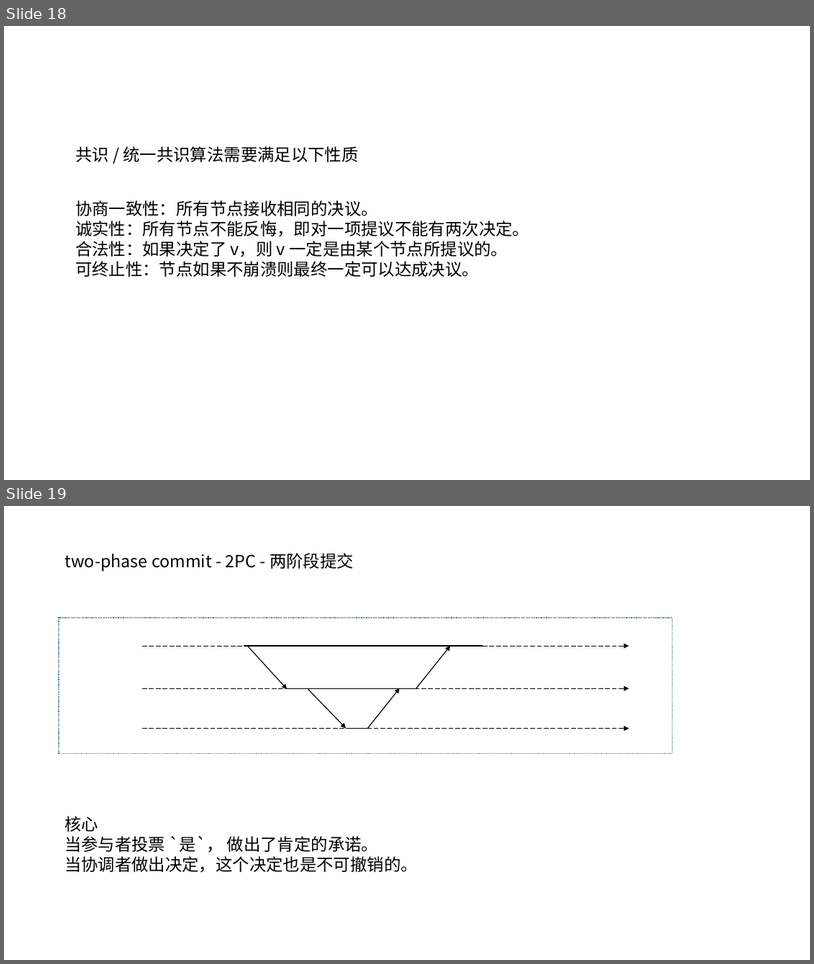
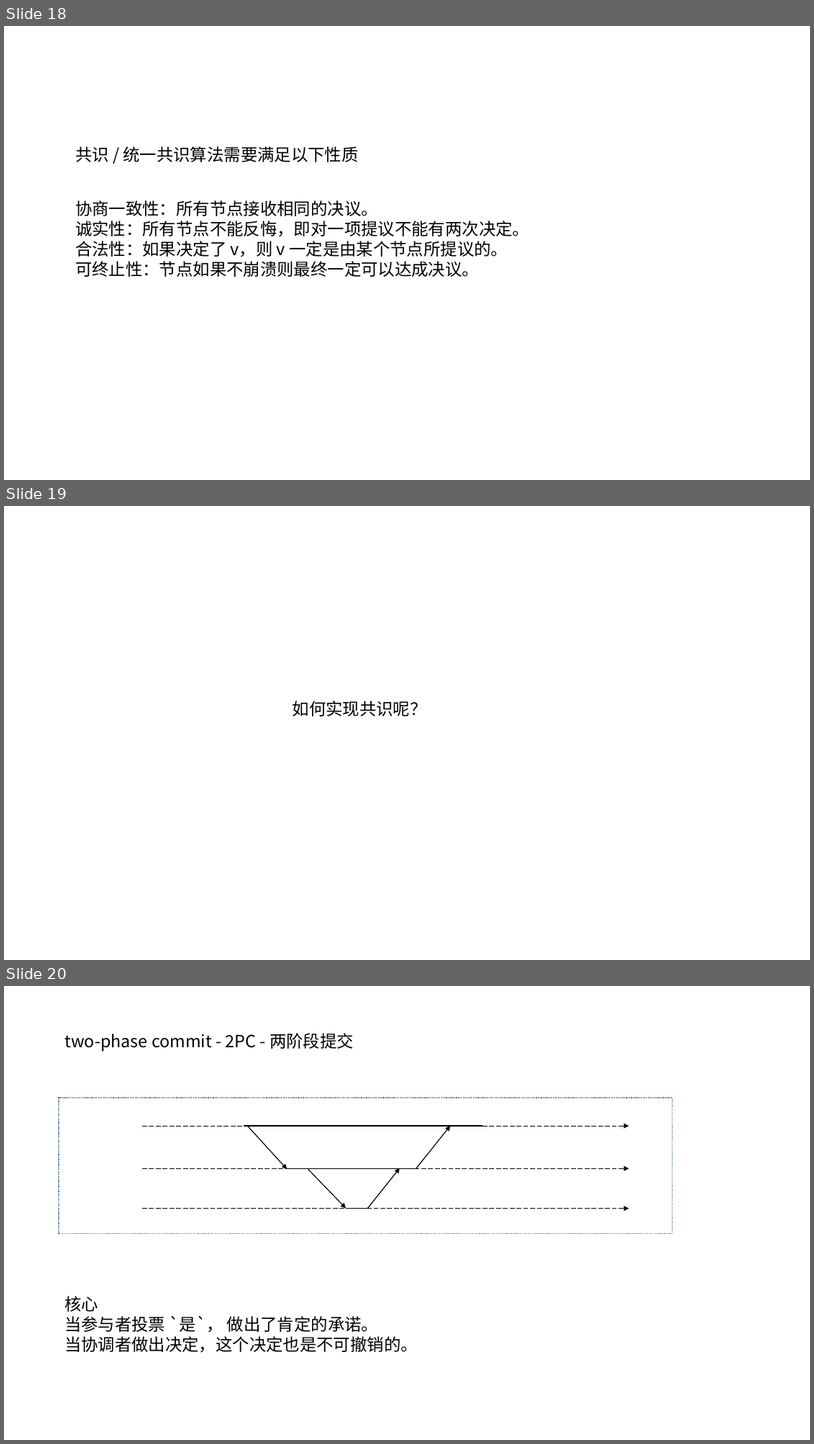
Before and after one commit to zozospider/note, a slide deck: data-system/ZooKeeper_share1_v5.pptx. Shown one above the other, each under a label of ours: slides 18 and 19 before the commit, slides 18, 19 and 20 after it. The pictures are 814x964 and 814x1444 pixels, drawn with LibreOffice and Linux fonts; fonts in the diff are those of the drawing. Boxes give left, top, right and bottom in pixels: in the first picture for what was removed or moved away, otherwise in the second. Text is boxed around its words. In the diff, an @@ line names an element or a change of style, - is before the commit and + after.

```diff
--- a/data-system/ZooKeeper_share1_v5.pptx
+++ b/data-system/ZooKeeper_share1_v5.pptx
@@ slide 19 added at [4, 506, 810, 960], background #FFFFFF @@
@@ text added at [293, 700, 427, 716], 20 pt, text #000000 @@
+如何实现共识呢？
@@ what was slide 19 is now slide 20 @@
```
Also in this commit, not shown: 4 slides changed, 3 other slides added.
